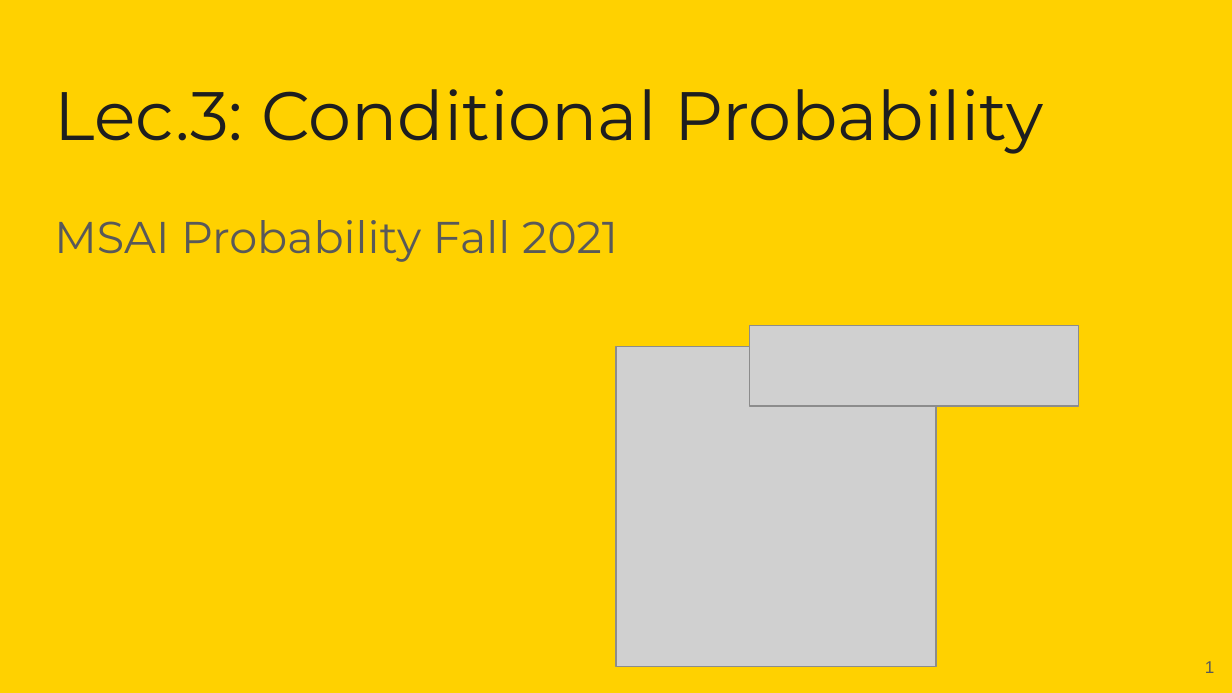
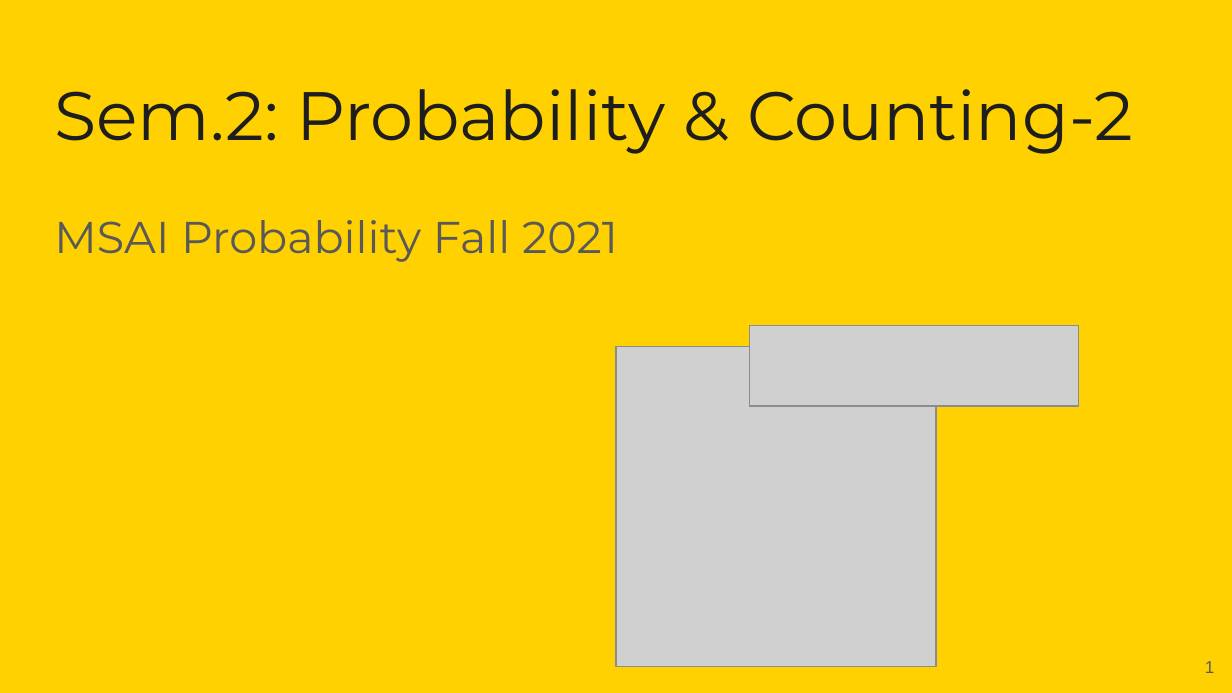
Before and after one commit to girafe-ai/msai-probability, a slide deck: slide 1 of Lecture_Slides/recordings_thumbnail.pptx. Drawn at 1232x693 pixels with LibreOffice and Linux fonts; fonts in the diff are those of the drawing; grey boxes stand for pictures; background and template pictures are left out. Boxes give left, top, right and bottom in pixels: in the first picture for what was removed or moved away, otherwise in the second. Text is boxed around its words. In the diff, an @@ line names an element or a change of style, - is before the commit and + after.

```diff
--- a/Lecture_Slides/recordings_thumbnail.pptx
+++ b/Lecture_Slides/recordings_thumbnail.pptx
@@ title at box(54, 89, 1133, 154): text changed @@
-Lec.3: Conditional Probability
+Sem.2: Probability & Counting-2
```
